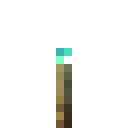
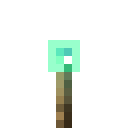
Layers edited between the first and the second 128×128 image:
renamed "Layer 2" to "Layer 3", opacity 100% → 29%, moved it above "Layer 2", painted on it over [56,48,72,56]
removed layer "torch" over [56,48,72,112]
renamed "glow_ink_sac" to "Layer 2", showed it, painted on it over [48,40,80,104]
renamed "Layer 7" to "Layer 1", opacity 18% → 100%, blend lighten → normal, painted on it over [56,48,72,112]
removed layer "Layer 6" over [56,48,72,56]
removed layer "Layer 4" (was soft light, 61%) over [56,48,72,56]
removed layer "Layer 3" over [56,48,72,56]
